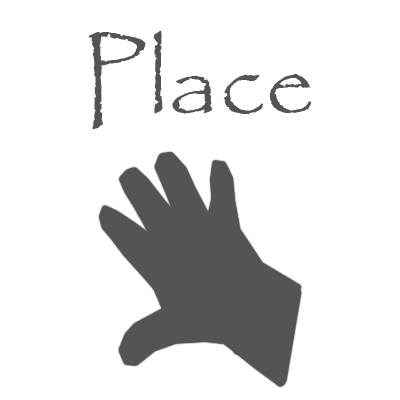
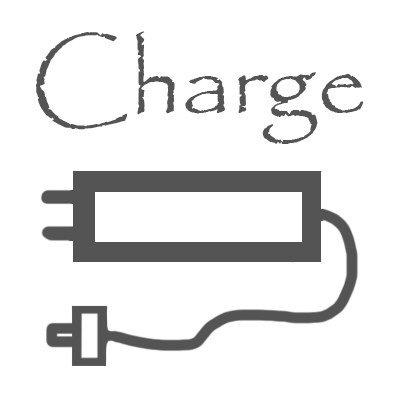
Before/after of a 400×400 layered artwork. What changed in the layer stack:
painted on "Placetxt" over [36, 30, 364, 144]
added layer "Charge" above "Collect" over [40, 171, 359, 367]
hid "Collect" over [98, 151, 303, 388]
